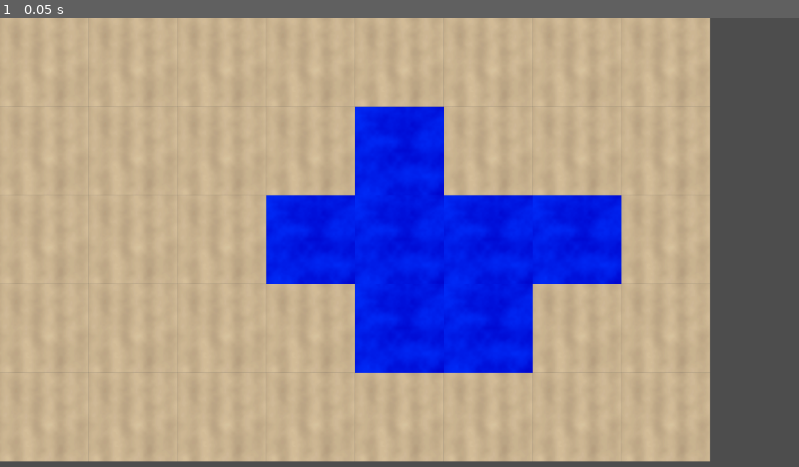
Above: before the commit, frame 1.
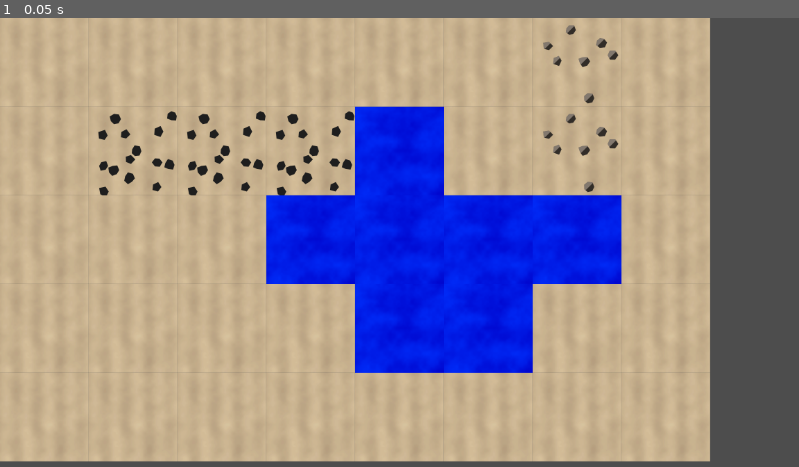
Above: after the commit, the same moment.

Repository: Icewav3/godot-factory-game
Game: Godot game, scene res://Assets/Scenes/main.tscn
Two runs of this game, one before a commit and one after it. Both use one fixed random seed, a clock stepped at 60 frames per second and the inputs below.
Inputs:
- Up to frame 1 (0.05 s): no input

The runs differ from the first frame. In frame 1, 1.2% of the frame differs, in the area x 12-78%, y 1-40%.

Commit message:
made tiles tied to materials!

Diff:
--- a/Assets/Scenes/main.tscn
+++ b/Assets/Scenes/main.tscn
@@ -1,10 +1,10 @@
 [gd_scene load_steps=2 format=3 uid="uid://jx7ppmbp4i2a"]
 
-[ext_resource type="PackedScene" uid="uid://cmw5ja41ykeup" path="res://Assets/Scenes/world.tscn" id="1_l26l0"]
+[ext_resource type="PackedScene" uid="uid://cmw5ja41ykeup" path="res://Assets/Scenes/World.tscn" id="1_kwblh"]
 
 [node name="Main" type="Node2D"]
 
-[node name="World" parent="." instance=ExtResource("1_l26l0")]
+[node name="World" parent="." instance=ExtResource("1_kwblh")]
 scale = Vector2(0.5, 0.5)
 
 [node name="Camera2D" type="Camera2D" parent="."]
--- a/Assets/Scenes/world.tscn
+++ b/Assets/Scenes/world.tscn
@@ -1,9 +1,16 @@
-[gd_scene load_steps=2 format=4 uid="uid://cmw5ja41ykeup"]
+[gd_scene load_steps=3 format=4 uid="uid://cmw5ja41ykeup"]
 
-[ext_resource type="TileSet" uid="uid://c4yubo5d476u2" path="res://Assets/TileSets/world.tres" id="1_jaky0"]
+[ext_resource type="TileSet" uid="uid://c4yubo5d476u2" path="res://Assets/TileSets/Map/WorldTileSet.tres" id="1_jaky0"]
+[ext_resource type="TileSet" uid="uid://5t7sfv0o680x" path="res://Assets/TileSets/RawMaterials/OreTileSet.tres" id="2_vost8"]
 
 [node name="World" type="Node2D"]
 
-[node name="TileMapLayer" type="TileMapLayer" parent="."]
+[node name="MapGround" type="TileMapLayer" parent="."]
 tile_map_data = PackedByteArray("AAAAAAAAAgAAAAAAAAABAAAAAgAAAAAAAAACAAAAAgAAAAAAAAAAAAEAAgAAAAAAAAABAAEAAgAAAAAAAAACAA …(560 unchanged characters)…
 tile_set = ExtResource("1_jaky0")
+collision_enabled = false
+
+[node name="OreLayer" type="TileMapLayer" parent="."]
+tile_map_data = PackedByteArray("AAABAAEABQAAAAAAAAACAAEABQAAAAAAAAADAAEABQAAAAAAAAAGAAAABQABAAAAAAAGAAEABQABAAAAAAA=")
+tile_set = ExtResource("2_vost8")
+collision_enabled = false
--- a/Assets/Scripts/Materials/bill.tres
+++ b/Assets/Scripts/Materials/Iron.tres
@@ -1,11 +1,11 @@
 [gd_resource type="Resource" script_class="MaterialData" load_steps=2 format=3 uid="uid://di3456dyy2yox"]
 
-[ext_resource type="Script" uid="uid://bgf5vwhivy2w6" path="res://Assets/Scripts/Materials/MaterialData.gd" id="1_xdnu3"]
+[ext_resource type="Script" uid="uid://bgf5vwhivy2w6" path="res://Assets/Scripts/Materials/MaterialData.gd" id="1_iwisf"]
 
 [resource]
-script = ExtResource("1_xdnu3")
-material_name = ""
+script = ExtResource("1_iwisf")
+material_name = "Iron"
 flammability = 0.0
-volatility = 100.0
+volatility = 0.0
 cooling_factor = 0.0
 metadata/_custom_type_script = "uid://bgf5vwhivy2w6"
--- /dev/null
+++ b/Assets/TileSets/Map/WorldTileSet.tres
@@ -0,0 +1,21 @@
+[gd_resource type="TileSet" load_steps=5 format=3 uid="uid://c4yubo5d476u2"]
+
+[ext_resource type="Resource" uid="uid://b4f63fginmdab" path="res://Assets/Scripts/Materials/Sand.tres" id="1_qy6qm"]
+[ext_resource type="Resource" uid="uid://boqbms3qwdb40" path="res://Assets/Scripts/Materials/Water.tres" id="2_kcwsn"]
+[ext_resource type="Texture2D" uid="uid://w8agdr2opetq" path="res://Assets/TileSets/Map/WorldTiles.png" id="3_wljxn"]
+
+[sub_resource type="TileSetAtlasSource" id="TileSetAtlasSource_6h77x"]
+texture = ExtResource("3_wljxn")
+16:0/size_in_atlas = Vector2i(16, 16)
+16:0/0 = 0
+16:0/0/custom_data_0 = ExtResource("2_kcwsn")
+0:0/size_in_atlas = Vector2i(16, 16)
+0:0/0 = 0
+0:0/0/custom_data_0 = ExtResource("1_qy6qm")
+
+[resource]
+tile_size = Vector2i(256, 256)
+custom_data_layer_0/name = "Material"
+custom_data_layer_0/type = 24
+sources/2 = SubResource("TileSetAtlasSource_6h77x")
+tile_proxies/coords_level = [[0, Vector2i(0, 0)], [2, Vector2i(0, 0)], [1, Vector2i(0, 0)], [2, Vector2i(16, 0)]]
--- /dev/null
+++ b/Assets/TileSets/RawMaterials/OreTileSet.tres
@@ -0,0 +1,20 @@
+[gd_resource type="TileSet" load_steps=5 format=3 uid="uid://5t7sfv0o680x"]
+
+[ext_resource type="Resource" uid="uid://mc4sem26gips" path="res://Assets/Scripts/Materials/Coal.tres" id="1_wct0c"]
+[ext_resource type="Resource" uid="uid://di3456dyy2yox" path="res://Assets/Scripts/Materials/Iron.tres" id="2_vpjrf"]
+[ext_resource type="Texture2D" uid="uid://datxjk3h3tqqa" path="res://Assets/TileSets/RawMaterials/OreTiles.png" id="3_po0ag"]
+
+[sub_resource type="TileSetAtlasSource" id="TileSetAtlasSource_a8xsi"]
+texture = ExtResource("3_po0ag")
+texture_region_size = Vector2i(256, 256)
+0:0/0 = 0
+0:0/0/custom_data_0 = ExtResource("1_wct0c")
+1:0/0 = 0
+1:0/0/custom_data_0 = ExtResource("2_vpjrf")
+
+[resource]
+tile_size = Vector2i(256, 256)
+custom_data_layer_0/name = "Material"
+custom_data_layer_0/type = 24
+sources/5 = SubResource("TileSetAtlasSource_a8xsi")
+tile_proxies/coords_level = [[0, Vector2i(0, 0)], [5, Vector2i(0, 0)], [1, Vector2i(0, 0)], [5, Vector2i(1, 0)]]
--- a/Assets/TileSets/world.tres
+++ /dev/null
@@ -1,15 +0,0 @@
-[gd_resource type="TileSet" load_steps=3 format=3 uid="uid://c4yubo5d476u2"]
-
-[ext_resource type="Texture2D" uid="uid://w8agdr2opetq" path="res://Assets/TileSets/WorldTileSet.png" id="1_lbrwj"]
-
-[sub_resource type="TileSetAtlasSource" id="TileSetAtlasSource_6h77x"]
-texture = ExtResource("1_lbrwj")
-16:0/size_in_atlas = Vector2i(16, 16)
-16:0/0 = 0
-0:0/size_in_atlas = Vector2i(16, 16)
-0:0/0 = 0
-
-[resource]
-tile_size = Vector2i(256, 256)
-sources/2 = SubResource("TileSetAtlasSource_6h77x")
-tile_proxies/coords_level = [[0, Vector2i(0, 0)], [2, Vector2i(0, 0)], [1, Vector2i(0, 0)], [2, Vector2i(16, 0)]]
Binary file added: Assets/Sprites/iron_texture.png
Not shown, added: Assets/Sprites/iron_texture.png.import
Renamed: Assets/TileSets/WorldTileSet.png -> Assets/TileSets/Map/WorldTiles.png
Not shown, changed: Assets/TileSets/Map/WorldTiles.png.import
Binary file added: Assets/TileSets/RawMaterials/OreTiles.png
Not shown, added: Assets/TileSets/RawMaterials/OreTiles.png.import
